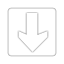
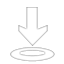
Two versions of the same layered image (64 x 64). Layer-by-layer changes:
painted on "Shape 4" over 7, 7, 57, 57
added layer "Shape 5" over 10, 47, 55, 62
